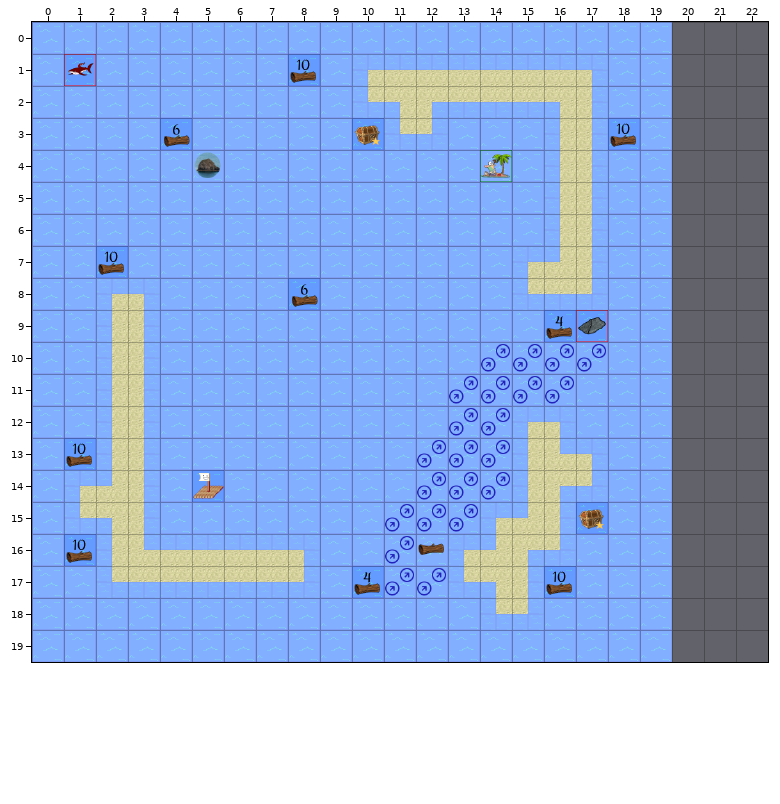
An edit to a level. Tiled map (JSON), TechnicalPrototype/core/assets/levels/level4.json. Above, as it was before the edit.
Cells are 50x50 px. Shown: x 0..22, y 0..19. The old version is drawn lined up with the new one.
The same view after the edit:
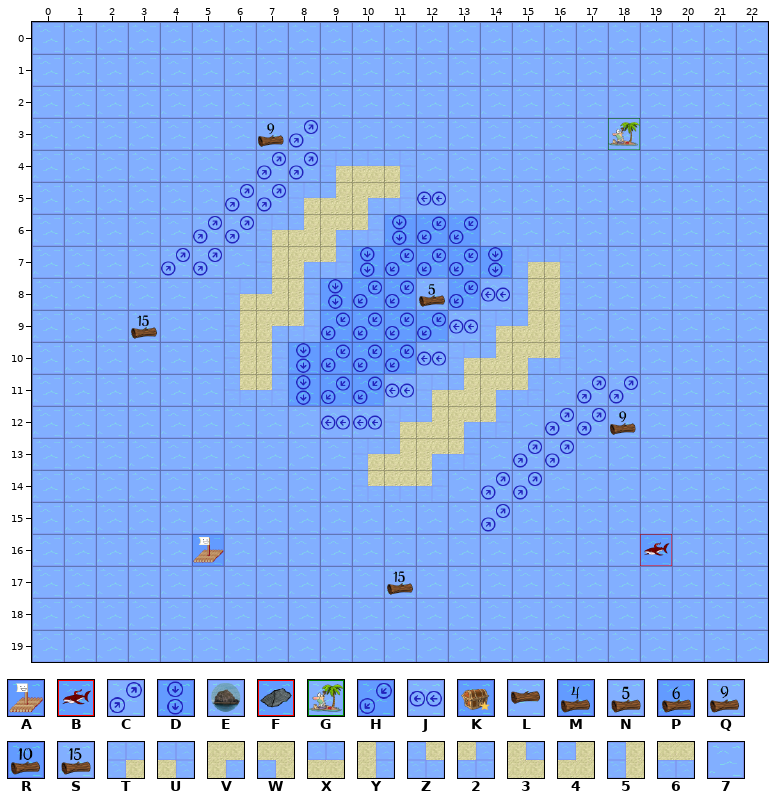
Key: from "updatedTiledSet": A 0 "Raft", B 2 "Enemy", C 3 "Current", D 6 "Current", E 7 "Rock", F 8, G 9 "Goal", H 10 "Current", J 11 "Current", K 14 "Treasure", L 15 "Wood", M 18 "Wood", N 19 "Wood", P 20 "Wood", Q 23 "Wood", R 24 "Wood", S 25 "Wood", T 28 "Rock", U 29 "Rock", V 30 "Rock", W 31 "Rock", X 32 "Rock", Y 33 "Rock", Z 35 "Rock", 2 36 "Rock", 3 37 "Rock", 4 38 "Rock", 5 39 "Rock", 6 40 "Rock", 7 41.
_ is an empty cell, # one hidden under a higher layer, . an unchanged one.
What changed:
map size 20x20 -> 23x20 cells
--- layer "Environment"
@@ x 1..22 @@
- 0 ...................___
- 1 .........TXXXXXXU..___
- 2 .........ZWV666WY..___
- 3 .......7..Z2...5Y#.___
- 4 ....E.77777..G.5Y..___
- 5 .....7777777...5Y..___
- 6 ....777777777..5Y..___
- 7 ...77.77777777.4Y..___
- 8 .TU..77#777777Z62..___
- 9 .5Y..7777777777#F..___
-10 .5Y..77777777CCCC..___
-11 .5Y..7777777CCCC77.___
-12 .5Y.....7777CCTU7..___
-13 .5Y......77CCC53U..___
-14 T4Y.A....77CC.5V2..___
-15 ZWY.......CCCT4Y...___
-16 .53XXXXU..C#T4V2...___
-17 .Z666662.#CCZWY....___
-18 .............Z2....___
-19 ...................___
+ 0 ...................777
+ 1 .........77777777..777
+ 2 .........77777777..777
+ 3 .......C..77...77G.777
+ 4 ....7.CCTXU..7.77..777
+ 5 .....CCT4V2J...77..777
+ 6 ....CCT4V2DHH..77..777
+ 7 ...CC.5V2DHHHD.U7..777
+ 8 .77..T4YDHH#HJ5Y7..777
+ 9 .7#..5V2HHHHJT4Y7..777
+10 .77..5YDHHHJT4V27..777
+11 .77..Z2DHHJT4V27CC.777
+12 .77.....JJT4V27CC..777
+13 .77......T4V27CC7..777
+14 777.7....Z627.C77..777
+15 777.......777C77...777
+16 .777A777..777777...777
+17 .7777777.7#7777....777
+18 .............77....777
+19 ...................777
--- layer "Collectable"
@@ x 1..8 @@
- 1 B......R
+ 1 _......_
@@ x 4..18 @@
- 3 P.._..K.......R
+ 3 _..Q.._......._
@@ x 2..16 @@
- 7 R..............
- 8 ......P..._....
- 9 ._............M
+ 7 _..............
+ 8 ......_...N....
+ 9 .S............_
@@ x 1..18 @@
-12 ................._
-13 R.................
+12 .................Q
+13 _.................
@@ x 1..19 @@
-15 ................K..
-16 R..........L......_
-17 .........M_....R...
+15 ................_..
+16 _.........._......B
+17 ........._S...._...
Changed places in both pictures, as pixel boxes (x1, y1, x2, y2):
added: (640, 22, 768, 662)
changed: (64, 54, 640, 630)
